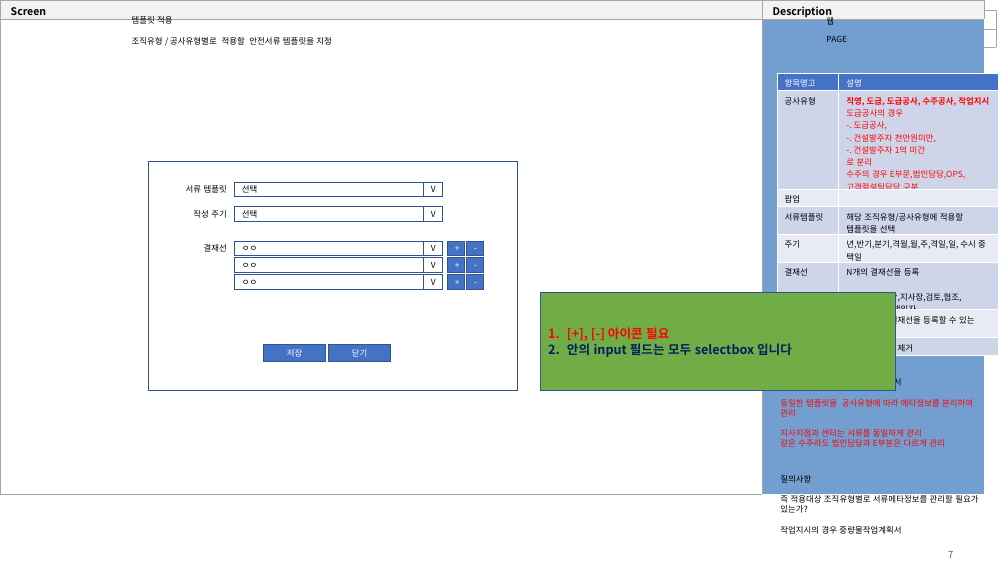
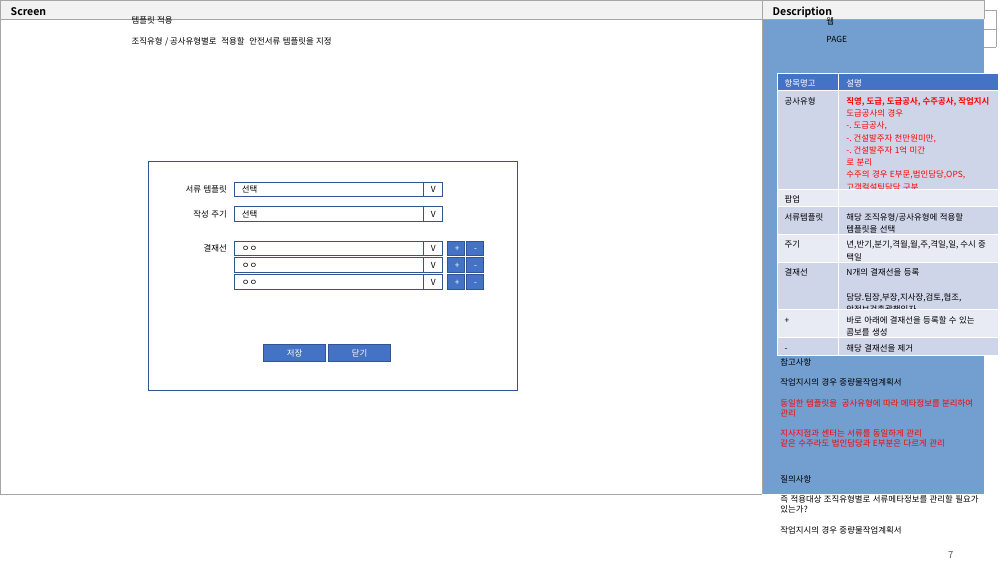
Before and after one commit to yamdeng/ktds-publish, a slide deck: slide 7 of docs/퍼블_모달작업.pptx. Drawn at 1008x567 pixels with LibreOffice and Linux fonts; fonts in the diff are those of the drawing. Boxes give left, top, right and bottom in pixels: in the first picture for what was removed or moved away, otherwise in the second. Text is boxed around its words. In the diff, an @@ line names an element or a change of style, - is before the commit and + after.

```diff
--- a/docs/퍼블_모달작업.pptx
+++ b/docs/퍼블_모달작업.pptx
@@ rectangle removed at (541, 293, 895, 391) @@
-1. [+], [-] 아이콘 필요
-2. 안의 input 필드는 모두 selectbox 입니다
```
Also in this commit, not shown: 6 other slides changed, 5 other files.
